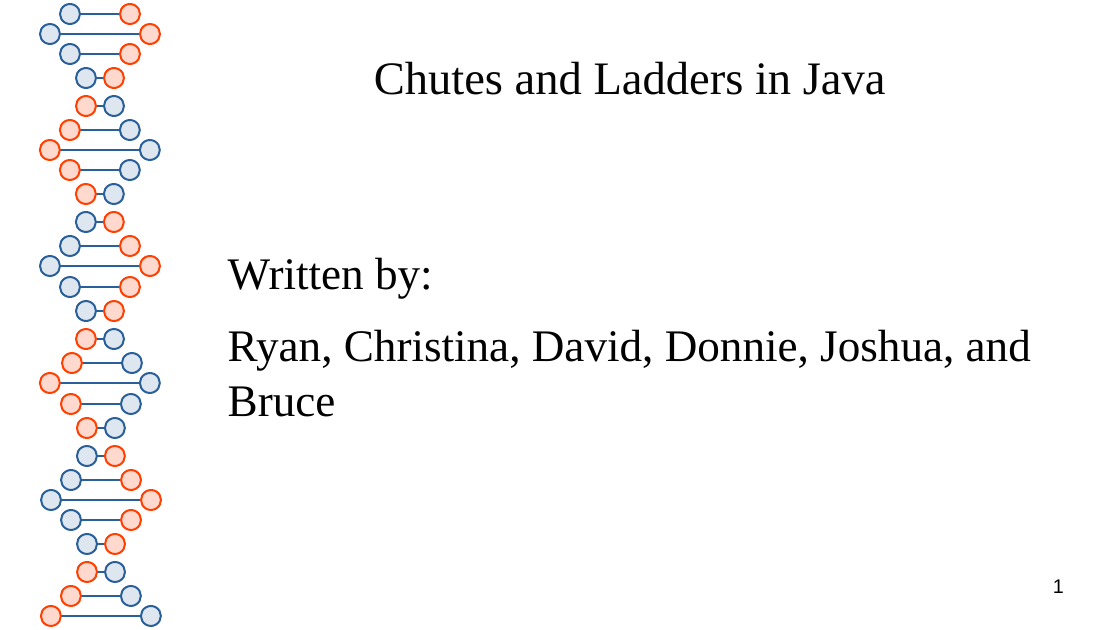
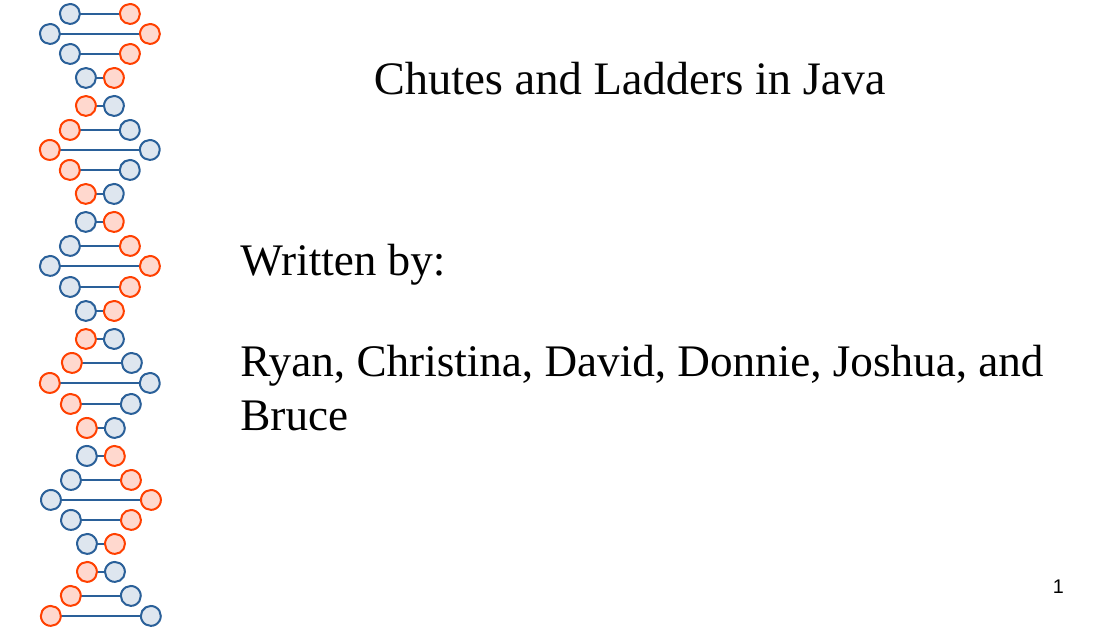
Before and after one commit to RedOctober117/ChutesAndLadders, a slide deck: slide 1 of documentation/presentation.pptx. Drawn at 1120x630 pixels with LibreOffice and Linux fonts; fonts in the diff are those of the drawing. Boxes give left, top, right and bottom in pixels: in the first picture for what was removed or moved away, otherwise in the second. Text is boxed around its words. In the diff, an @@ line names an element or a change of style, - is before the commit and + after.

```diff
--- a/documentation/presentation.pptx
+++ b/documentation/presentation.pptx
@@ subtitle "Written by:" at bbox=[240, 243, 1043, 431]: indent changed; more space between paragraphs @@
```
Also in this commit, not shown: 6 other slides changed, 1 other file.
